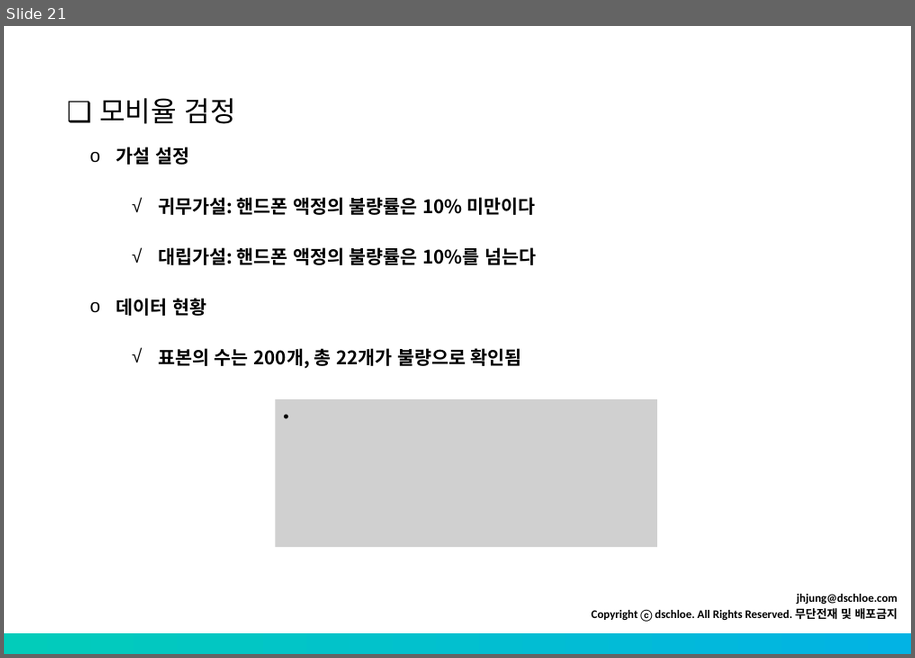
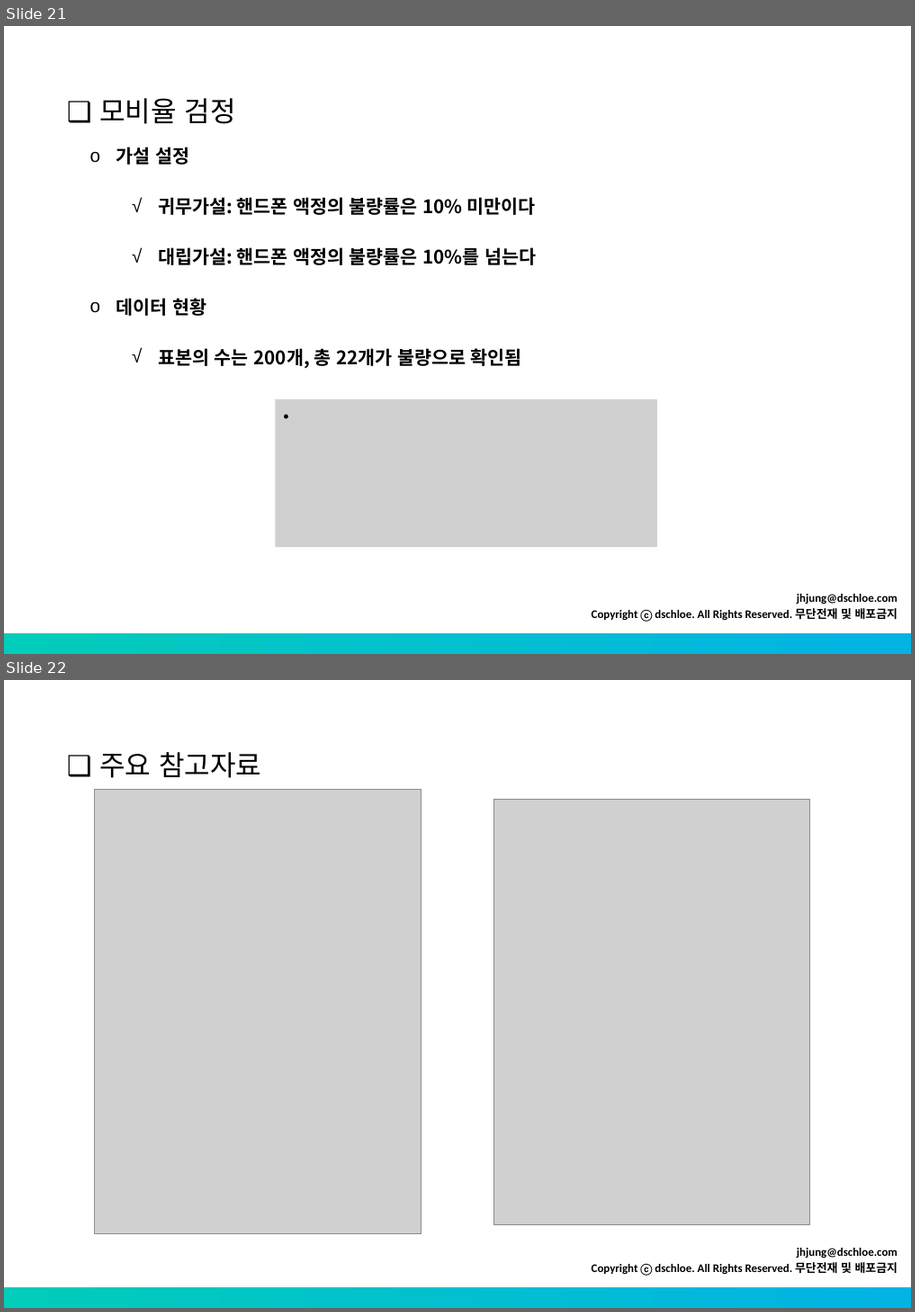
Before and after one commit to ycko725/R_edu, a slide deck: source_2021/2_day_stat_regression/source/기초통계 - Z-test.pptx. Shown one above the other, each under a label of ours: slide 21 before the commit, slides 21 and 22 after it. The pictures are 915x658 and 915x1312 pixels, drawn with LibreOffice and Linux fonts; fonts in the diff are those of the drawing; grey boxes stand for pictures. Boxes give left, top, right and bottom in pixels: in the first picture for what was removed or moved away, otherwise in the second. Text is boxed around its words. In the diff, an @@ line names an element or a change of style, - is before the commit and + after.

```diff
--- a/source_2021/2_day_stat_regression/source/기초통계 - Z-test.pptx
+++ b/source_2021/2_day_stat_regression/source/기초통계 - Z-test.pptx
@@ slide 22 added at (4,680,911,1308), background #FFFFFF; not listed: 2 template elements that a slide beside it also shows @@
@@ text added at (99,752,261,778), 24 pt, text #000000 @@
+❑ 주요 참고자료
@@ picture added at (95,790,422,1234) @@
@@ picture added at (494,799,810,1225) @@
```
Also in this commit, not shown: 1 slide changed, 8 other files.
